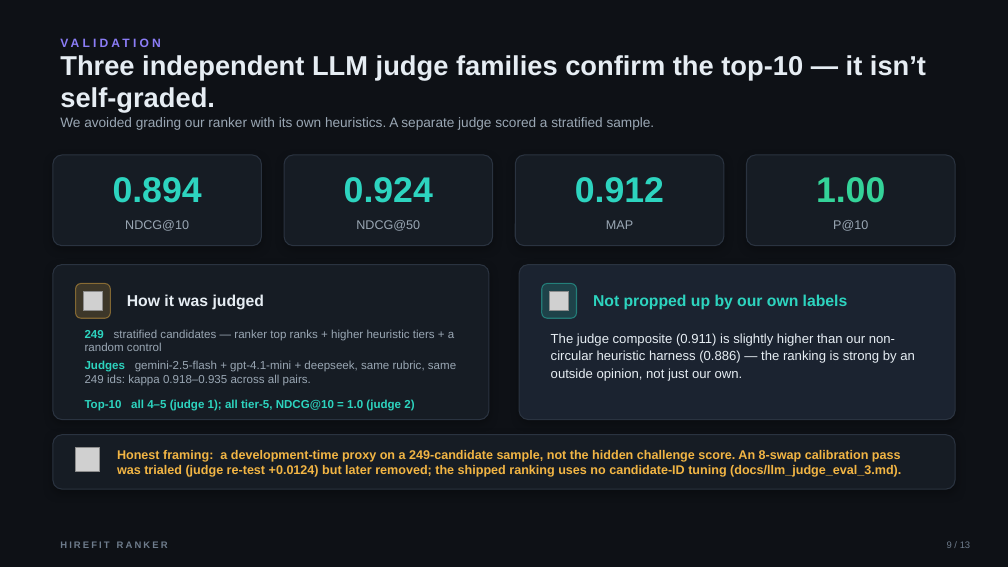
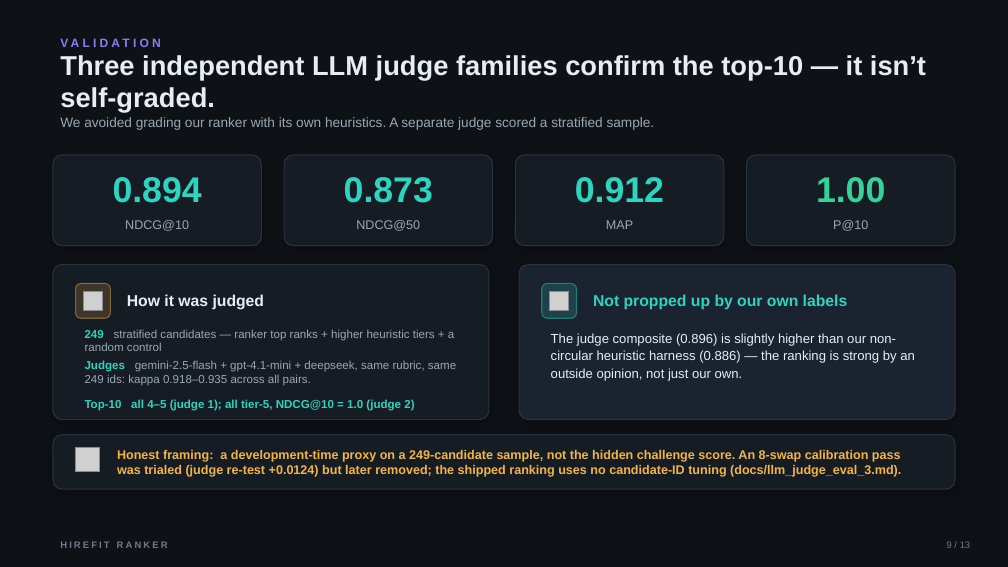
Before and after one commit to bansalbhunesh/redrob-hirefit-ranker, a slide deck: slide 9 of docs/HireFit_Ranker_Redrob_POLISHED.pptx. Drawn at 1008x567 pixels with LibreOffice and Linux fonts; fonts in the diff are those of the drawing; grey boxes stand for pictures. Boxes give left, top, right and bottom in pixels: in the first picture for what was removed or moved away, otherwise in the second. Text is boxed around its words. In the diff, an @@ line names an element or a change of style, - is before the commit and + after.

```diff
--- a/docs/HireFit_Ranker_Redrob_POLISHED.pptx
+++ b/docs/HireFit_Ranker_Redrob_POLISHED.pptx
@@ text at box(344, 177, 433, 203): text changed @@
-0.924
+0.873
@@ text at box(551, 333, 915, 381): text changed @@
-The judge composite (0.911) is slightly higher than our non-circular heuristic harness (0.886) — the ranking is strong by an outside opinion, not just our own.
+The judge composite (0.896) is slightly higher than our non-circular heuristic harness (0.886) — the ranking is strong by an outside opinion, not just our own.
```
Also in this commit, not shown: 1 other slide changed, 2 other files.
